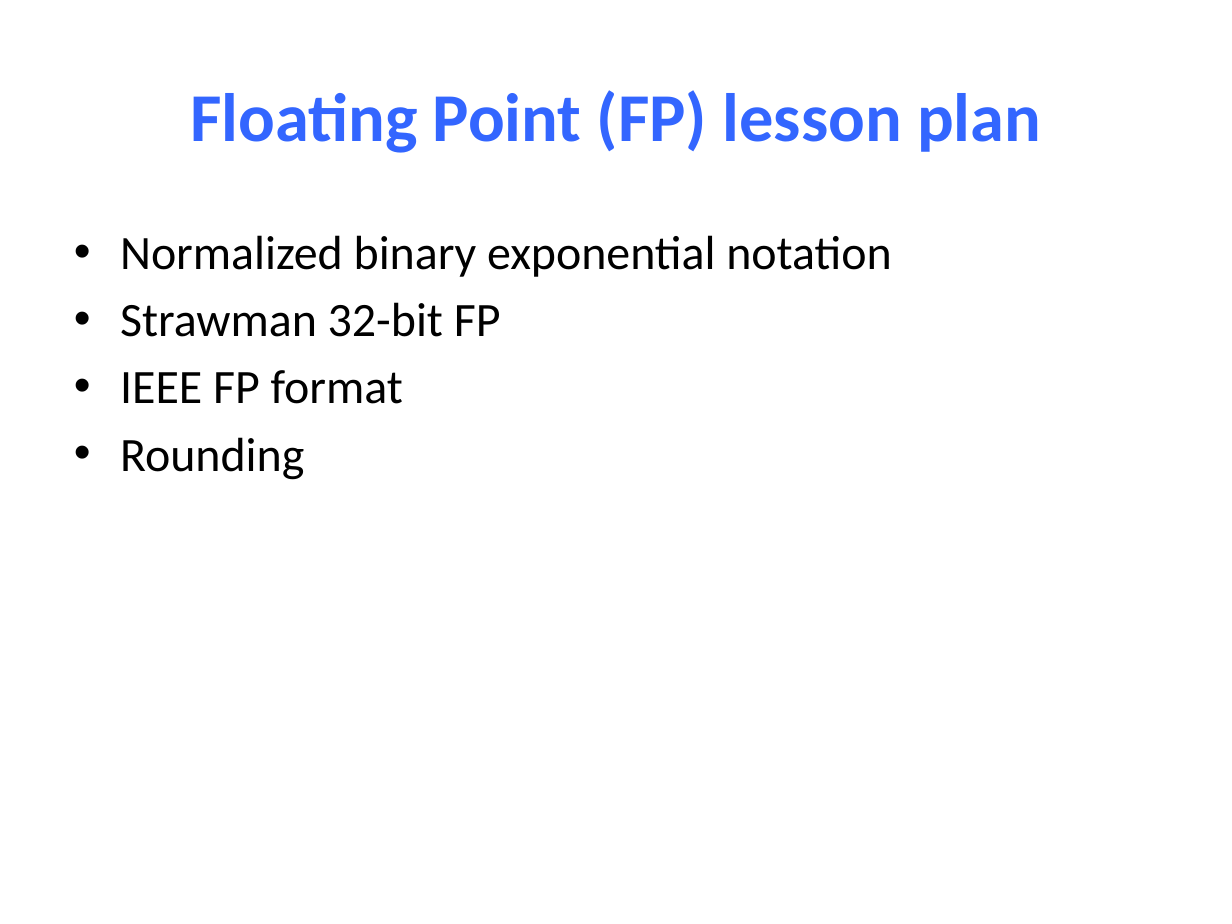
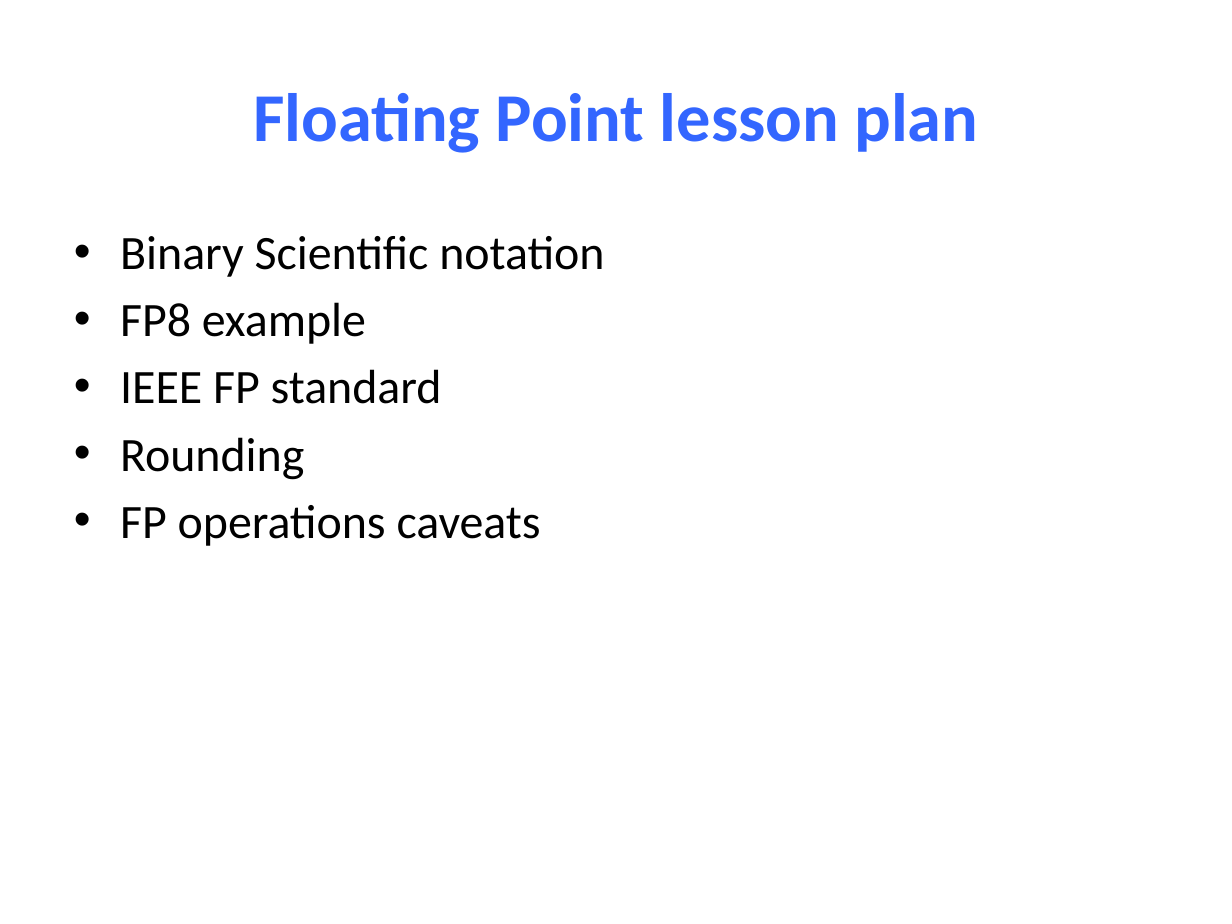
Before and after one commit to NYU-CSO/nyu-cso.github.io, a slide deck: slide 2 of notes/03-floats.pptx. Drawn at 1232x924 pixels with LibreOffice and Linux fonts; fonts in the diff are those of the drawing. Boxes give left, top, right and bottom in pixels: in the first picture for what was removed or moved away, otherwise in the second. Text is boxed around its words. In the diff, an @@ line names an element or a change of style, - is before the commit and + after.

```diff
--- a/notes/03-floats.pptx
+++ b/notes/03-floats.pptx
@@ title at <box>253,93,978,153</box>: text changed @@
-Floating Point (FP) lesson plan
+Floating Point lesson plan
@@ text at <box>120,236,604,404</box>: text changed @@
-• Normalized binary exponential notation
-• Strawman 32-bit FP
-• IEEE FP format
+• Binary Scientific notation
+• FP8 example
+• IEEE FP standard
@@ text at <box>120,505,541,546</box>: paragraph added @@
+• FP operations caveats
```
Also in this commit, not shown: 21 other slides changed, 5 slides added, 20 slides removed, 1 other file.
